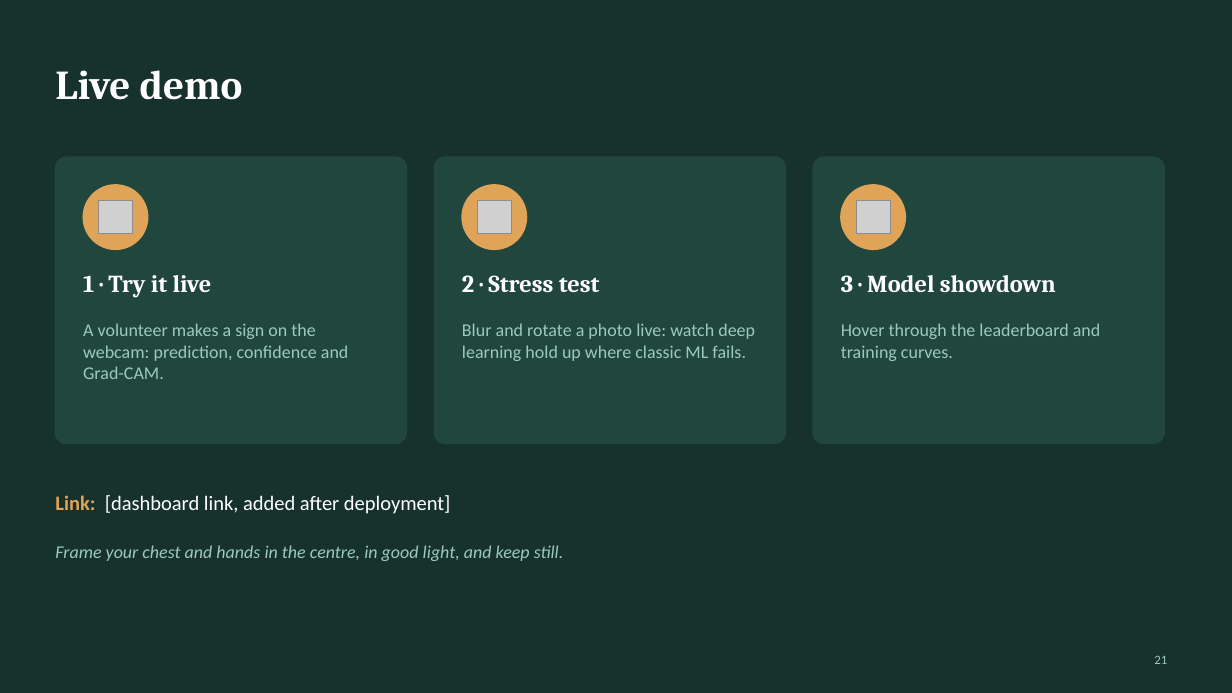
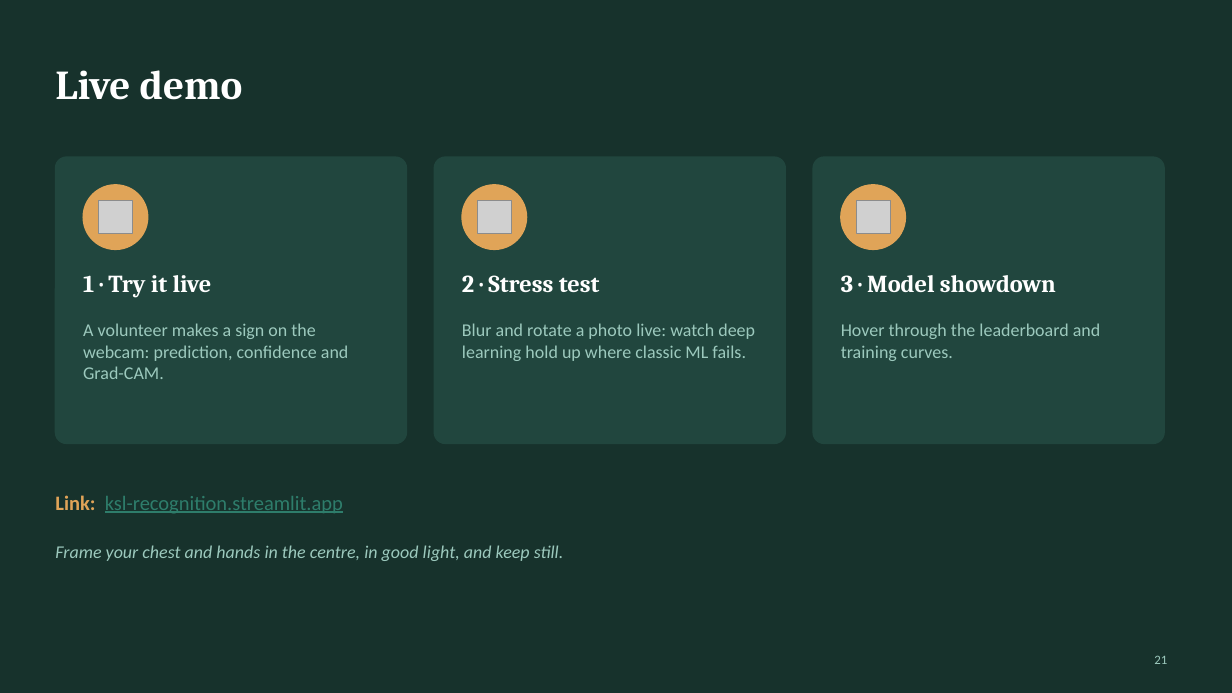
Before and after one commit to SelmahT/ksl-recognition, a slide deck: slide 21 of slides/KSL_Recognition_Presentation_Selmah_Tzindori.pptx. Drawn at 1232x693 pixels with LibreOffice and Linux fonts; fonts in the diff are those of the drawing; grey boxes stand for pictures. Boxes give left, top, right and bottom in pixels: in the first picture for what was removed or moved away, otherwise in the second. Text is boxed around its words. In the diff, an @@ line names an element or a change of style, - is before the commit and + after.

Commit message:
Add live dashboard links to report, slides and README

```diff
--- a/slides/KSL_Recognition_Presentation_Selmah_Tzindori.pptx
+++ b/slides/KSL_Recognition_Presentation_Selmah_Tzindori.pptx
@@ text at bbox=[55, 495, 343, 513]: text changed; text colour #FFFFFF to #2E7D6B @@
-Link: [dashboard link, added after deployment]
+Link: ksl-recognition.streamlit.app
```
Also in this commit, not shown: 1 other slide changed, 2 other files.
